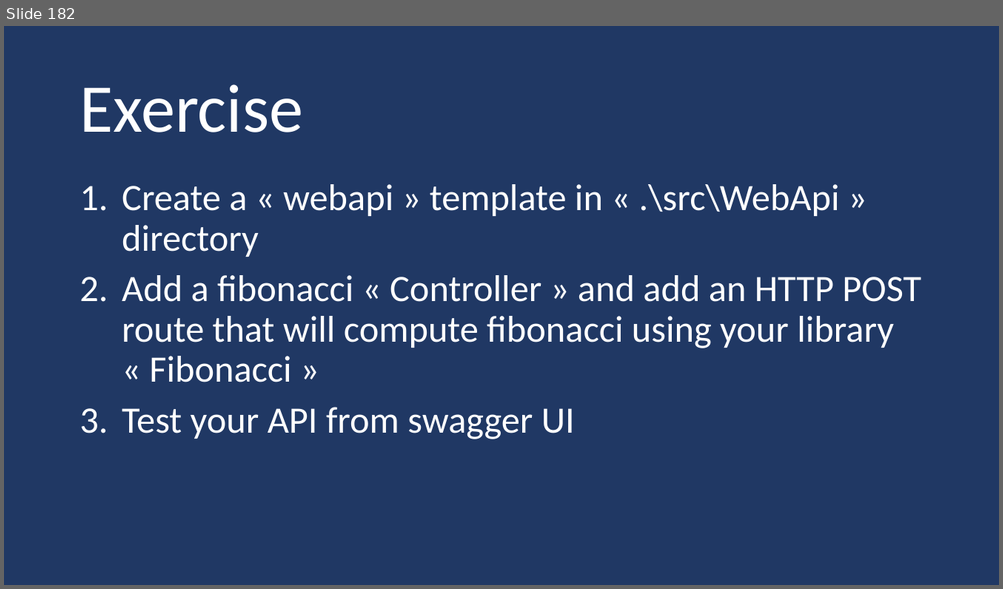
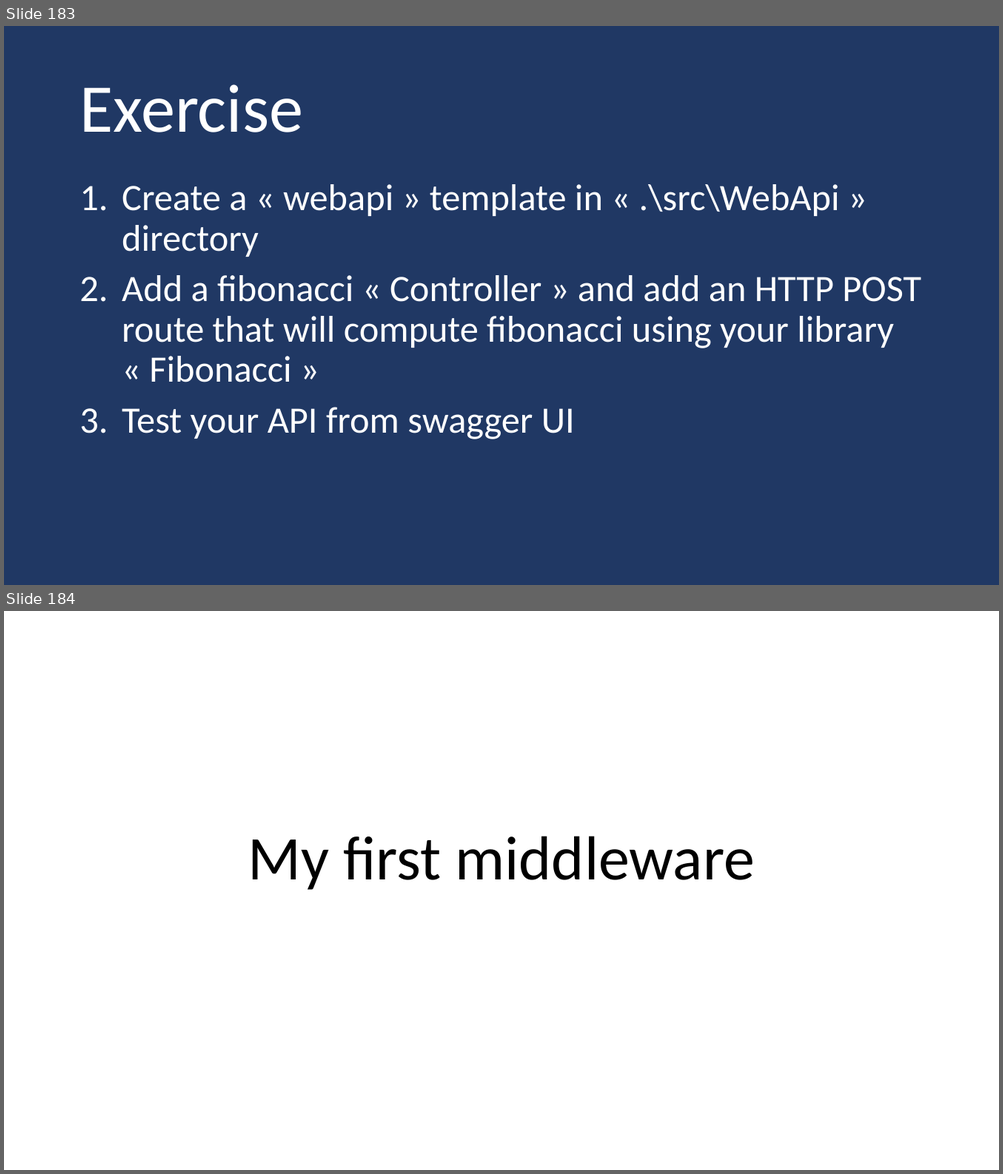
Before and after one commit to guillaume-chervet/course.dotnet, a slide deck: documentations/dotnet.pptx. Shown one above the other, each under a label of ours: slide 182 before the commit, slides 183 and 184 after it. The pictures are 1003x589 and 1003x1174 pixels, drawn with LibreOffice and Linux fonts; fonts in the diff are those of the drawing. Boxes give left, top, right and bottom in pixels: in the first picture for what was removed or moved away, otherwise in the second. Text is boxed around its words. In the diff, an @@ line names an element or a change of style, - is before the commit and + after.

```diff
--- a/documentations/dotnet.pptx
+++ b/documentations/dotnet.pptx
@@ slide 184 added at [4, 611, 999, 1170], background #FFFFFF @@
@@ title added at [248, 836, 754, 890], 60 pt, text #000000 @@
+My first middleware
@@ what was slide 182 is now slide 183 @@
```
Also in this commit, not shown: 3 other slides added, 10 other files.
